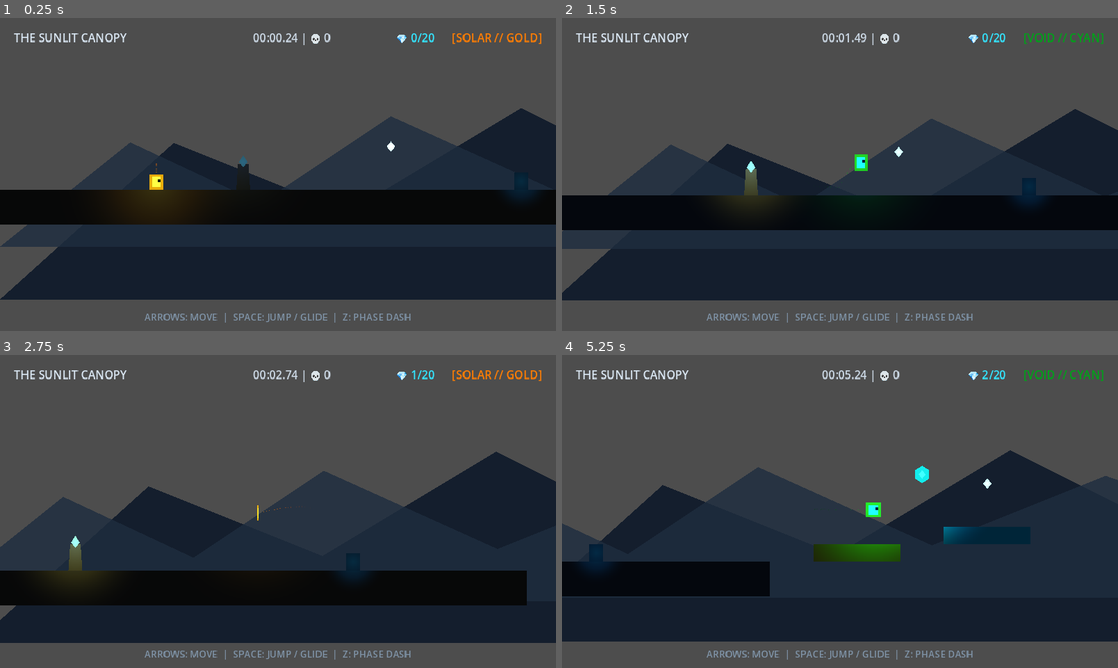
Above: before the commit, frames 1-4 (two rows, left to right).
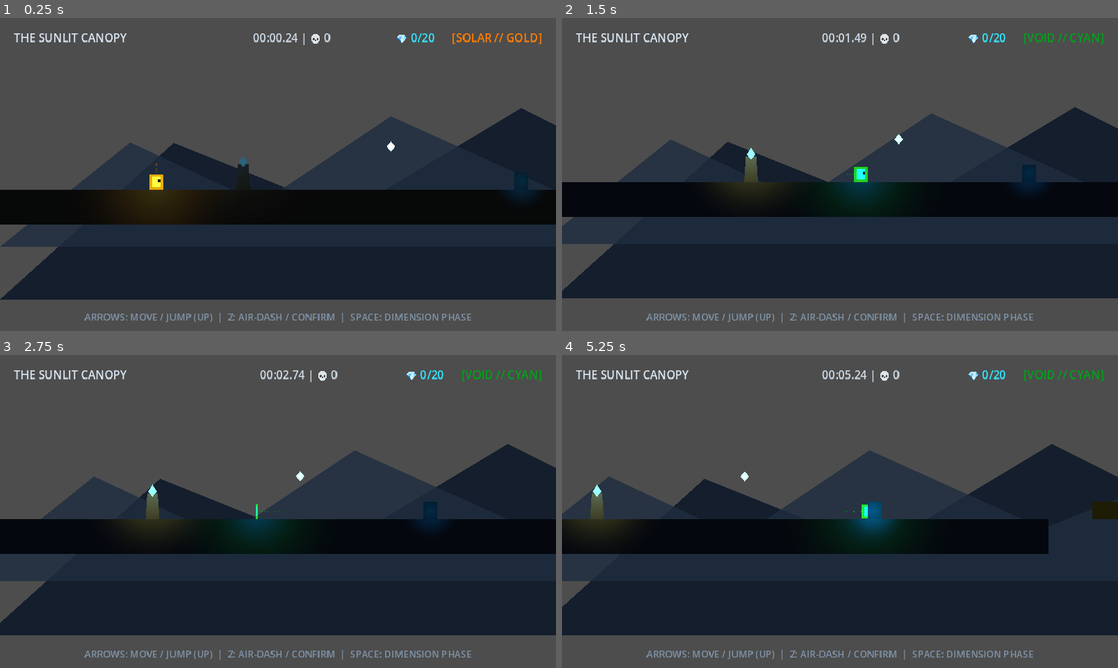
Above: after the commit, the same moments.

Repository: s-nsk-r/GameEvent
Game: Godot game, scene res://scenes/Main.tscn
Two runs of this game, one before a commit and one after it. Both use one fixed random seed, a clock stepped at 60 frames per second and the inputs below.
Inputs:
- Up to frame 1 (0.25 s): no input
- Up to frame 2 (1.5 s): hold Space (jump, bound only before the commit) 0.53-1.28 s; hold Right (move_right) from 0.53 s (still down); tap Z (phase_dash, bound only before the commit) at 0.6 s; tap Space (jump, bound only before the commit) at 1.35 s
- Up to frame 3 (2.75 s): tap Space (jump, bound only before the commit) at 1.52, 1.82 s; tap Z (phase_dash, bound only before the commit) at 1.55, 2.1 s; release Right (move_right) at 2.03 s; hold Left (move_left) from 2.03 s (still down); hold Space (jump, bound only before the commit) from 2.03 s (still down)
- Up to frame 4 (5.25 s): release Left (move_left) at 2.78 s; release Space (jump, bound only before the commit) at 2.78 s; hold Right (move_right) 2.78-4.28 s; tap Z (phase_dash, bound only before the commit) at 2.85, 4.35, 5.1 s; tap Space (jump, bound only before the commit) at 3.02, 3.32, 4.52, 4.82 s; hold Space (jump, bound only before the commit) 3.53-4.28 s; hold Left (move_left) 4.28-5.03 s; hold Right (move_right) from 5.03 s (still down); hold Space (jump, bound only before the commit) from 5.03 s (still down)

The runs differ from the first frame. In frame 1, 0.8% of the frame differs, in the area x 15-85%, y 94-98%; in frame 2, 11%; in frame 3, 29%, in the area x 0-100%, y 4-98%; in frame 4, 25%.

Commit message:
feat: complete Milestone 1 with centralized input and AGENTS.md compliance

Diff:
--- a/project.godot
+++ b/project.godot
@@ -47,18 +47,18 @@
 "events": [Object(InputEventKey,"resource_local_to_scene":false,"resource_name":"","device":0,"window_id":0,"alt_presse …(194 unchanged characters)…
 ]
 }
-jump={
+jump_up={
+"deadzone": 0.5,
+"events": [Object(InputEventKey,"resource_local_to_scene":false,"resource_name":"","device":0,"window_id":0,"alt_pressed":false,"shift_pressed":false,"ctrl_pressed":false,"meta_pressed":false,"pressed":false,"keycode":4194320,"physical_keycode":0,"key_label":0,"unicode":0,"location":0,"echo":false,"script":null)
+]
+}
+phase_space={
 "deadzone": 0.5,
 "events": [Object(InputEventKey,"resource_local_to_scene":false,"resource_name":"","device":0,"window_id":0,"alt_presse …(190 unchanged characters)…
 ]
 }
-phase_dash={
+action_z={
 "deadzone": 0.5,
 "events": [Object(InputEventKey,"resource_local_to_scene":false,"resource_name":"","device":0,"window_id":0,"alt_presse …(191 unchanged characters)…
 ]
 }
-restart={
-"deadzone": 0.5,
-"events": [Object(InputEventKey,"resource_local_to_scene":false,"resource_name":"","device":0,"window_id":0,"alt_pressed":false,"shift_pressed":false,"ctrl_pressed":false,"meta_pressed":false,"pressed":false,"keycode":82,"physical_keycode":0,"key_label":0,"unicode":114,"location":0,"echo":false,"script":null)
-]
-}
--- a/scenes/UI.tscn
+++ b/scenes/UI.tscn
@@ -67,7 +67,7 @@
 grow_vertical = 0
 theme_override_colors/font_color = Color(0.55, 0.65, 0.75, 0.8)
 theme_override_font_sizes/font_size = 11
-text = "ARROWS: MOVE  |  SPACE: JUMP / GLIDE  |  Z: PHASE DASH"
+text = "ARROWS: MOVE / JUMP (UP)  |  Z: AIR-DASH / CONFIRM  |  SPACE: DIMENSION PHASE"
 horizontal_alignment = 1
 
 [node name="DialogPanel" type="Panel" parent="."]
@@ -118,5 +118,5 @@
 layout_mode = 2
 theme_override_colors/font_color = Color(1, 0.7, 0.1, 1)
 theme_override_font_sizes/font_size = 11
-text = "PRESS [SPACE] TO CLOSE"
+text = "PRESS [Z] TO CLOSE"
 horizontal_alignment = 1
--- a/scripts/player.gd
+++ b/scripts/player.gd
@@ -3,7 +3,7 @@
 signal dimension_swapped(new_dimension: String)
 signal player_died()
 
-# Movement Parameters (Ori-Tuned)
+# Movement Parameters (Ori-Tuned, AGENTS.md Compliant)
 @export var speed: float = 190.0
 @export var acceleration: float = 1200.0
 @export var friction: float = 1400.0
@@ -12,7 +12,7 @@
 @export var gravity: float = 950.0
 @export var max_fall_speed: float = 400.0
 
-# Feather Float (Glide)
+# Feather Float (Glide with Up Arrow held)
 @export var float_gravity: float = 160.0
 @export var float_fall_speed: float = 85.0
 
@@ -20,9 +20,14 @@
 @export var wall_slide_speed: float = 80.0
 @export var wall_jump_velocity: Vector2 = Vector2(240.0, -320.0)
 
-# Biphase Air-Dash (Z)
+# Biphase Air-Dash (Action Z - Primary Action)
 @export var dash_speed: float = 520.0
 @export var dash_duration: float = 0.18
+
+# Dimension Phase (Action Space - Secondary Action)
+# Rule 1: "Space must never be needed more than about once every 2 seconds, and never needs to be held for long"
+var phase_cooldown: float = 0.0
+var max_phase_cooldown: float = 2.0
 
 # State Variables
 var dimension: String = "SOLAR" # "SOLAR" or "VOID"
@@ -51,23 +56,31 @@
 		return
 
 	# Timers
+	if phase_cooldown > 0.0:
+		phase_cooldown = max(0.0, phase_cooldown - delta)
+
 	if is_on_floor():
-		coyote_time = 0.1
+		coyote_time = 0.12 # Generous coyote time
 		jumps_left = 2
 		can_dash = true
 	else:
 		coyote_time = max(0.0, coyote_time - delta)
 
-	if Input.is_action_just_pressed("jump"):
-		jump_buffer = 0.1
+	# Jump Buffer on Up Arrow
+	if Input.is_action_just_pressed("jump_up"):
+		jump_buffer = 0.12
 	else:
 		jump_buffer = max(0.0, jump_buffer - delta)
 
 	if wall_lockout > 0.0:
 		wall_lockout = max(0.0, wall_lockout - delta)
 
-	# Handle Dash
-	if Input.is_action_just_pressed("phase_dash") and can_dash and not is_dashing:
+	# Secondary Action: Dimension Phase on Space (rate-limited to 2s per Rule 1)
+	if Input.is_action_just_pressed("phase_space") and phase_cooldown <= 0.0:
+		trigger_dimension_phase()
+
+	# Primary Action: Air-Dash on Z
+	if Input.is_action_just_pressed("action_z") and can_dash and not is_dashing:
 		start_phase_dash()
 
 	if is_dashing:
@@ -77,17 +90,22 @@
 		process_wall_mechanics(delta)
 		process_jumping(delta)
 
-	# Squash & Stretch smooth recovery
+	# Squash & Stretch recovery
 	visual_root.scale = visual_root.scale.lerp(Vector2.ONE, 12.0 * delta)
 
 	move_and_slide()
+
+func trigger_dimension_phase() -> void:
+	phase_cooldown = max_phase_cooldown
+	dimension = "VOID" if dimension == "SOLAR" else "SOLAR"
+	update_dimension_visuals()
+	dimension_swapped.emit(dimension)
 
 func start_phase_dash() -> void:
 	is_dashing = true
 	can_dash = false
 	dash_timer = dash_duration
 
-	# Calculate dash direction from input or facing
 	var input_dir = Vector2(
 		Input.get_axis("move_left", "move_right"),
 		Input.get_axis("move_up", "move_down")
@@ -99,14 +117,7 @@
 		dash_direction = Vector2(facing_direction, 0.0)
 
 	velocity = dash_direction * dash_speed
-
-	# Swap dimension on dash!
-	dimension = "VOID" if dimension == "SOLAR" else "SOLAR"
-	update_dimension_visuals()
-	dimension_swapped.emit(dimension)
-
-	# Squash & stretch for dash
-	visual_root.scale = Vector2(1.6, 0.5)
+	visual_root.scale = Vector2(1.5, 0.6)
 
 func process_dash(delta: float) -> void:
 	dash_timer -= delta
@@ -129,9 +140,9 @@
 		if wall_lockout <= 0.0:
 			velocity.x = move_toward(velocity.x, 0.0, friction * delta)
 
-	# Gravity and Feather Glide
+	# Gravity and Feather Glide with Up Arrow
 	var current_gravity = gravity
-	if not is_on_floor() and Input.is_action_pressed("jump") and velocity.y > 0.0:
+	if not is_on_floor() and Input.is_action_pressed("jump_up") and velocity.y > 0.0:
 		current_gravity = float_gravity
 		velocity.y = min(velocity.y, float_fall_speed)
 
@@ -142,7 +153,6 @@
 		can_dash = true
 		jumps_left = 2
 
-		# Wall slide descent damping
 		if velocity.y > wall_slide_speed:
 			velocity.y = wall_slide_speed
 
@@ -166,14 +176,13 @@
 			facing_direction = sign(wall_normal.x)
 			visual_root.scale = Vector2(0.75, 1.35)
 		elif jumps_left > 0:
-			# Double Jump (Acrobatic Flip)
+			# Double Jump
 			velocity.y = double_jump_velocity
 			jump_buffer = 0.0
 			jumps_left = 0
 			visual_root.scale = Vector2(1.3, 0.7)
 
-	# Variable Jump Cut (Release early for short hop)
-	if Input.is_action_just_released("jump") and velocity.y < -50.0:
+	if Input.is_action_just_released("jump_up") and velocity.y < -50.0:
 		velocity.y *= 0.5
 
 func refresh_abilities() -> void:
@@ -206,10 +215,10 @@
 	if light == null:
 		return
 	if dimension == "SOLAR":
-		light.color = Color(1.0, 0.7, 0.1, 0.9) # Amber Gold
+		light.color = Color(1.0, 0.7, 0.1, 0.9)
 		if trail_particles:
 			trail_particles.color = Color(1.0, 0.75, 0.1, 0.8)
 	else:
-		light.color = Color(0.0, 0.9, 1.0, 0.9) # Cyan
+		light.color = Color(0.0, 0.9, 1.0, 0.9)
 		if trail_particles:
 			trail_particles.color = Color(0.0, 0.9, 1.0, 0.8)
--- a/scripts/ui.gd
+++ b/scripts/ui.gd
@@ -26,7 +26,7 @@
 		timer_label.text = "%02d:%02d.%02d | 💀 %d" % [mins, secs, ms, deaths]
 
 func _unhandled_input(event: InputEvent) -> void:
-	if is_dialog_open and event.is_action_pressed("jump"):
+	if is_dialog_open and event.is_action_pressed("action_z"):
 		close_dialog()
 
 func update_region(region_name: String) -> void:
Not shown, changed: index.html
Not shown, changed: js/game.js
Not shown, added: js/input.js
Not shown, changed: js/physics.js
